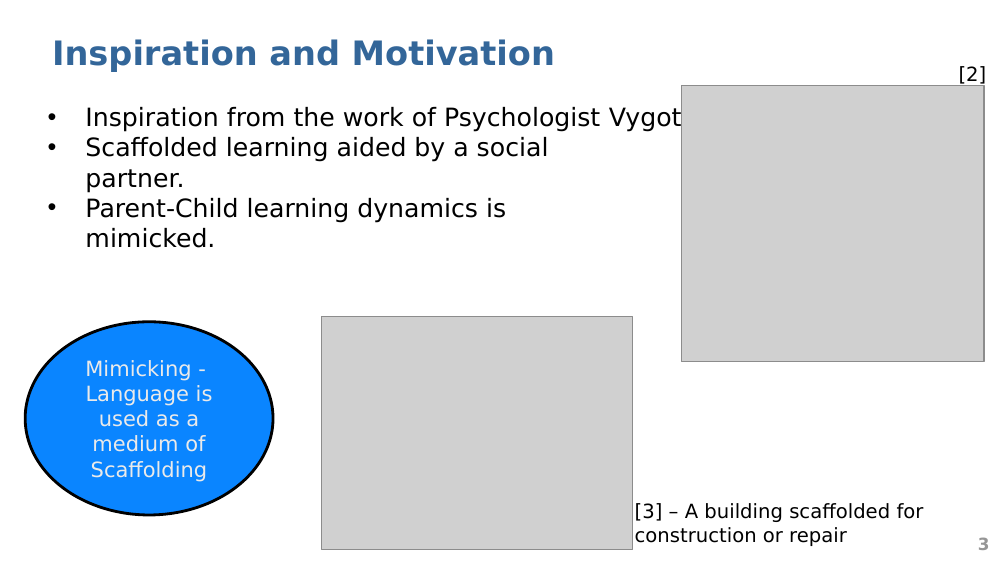
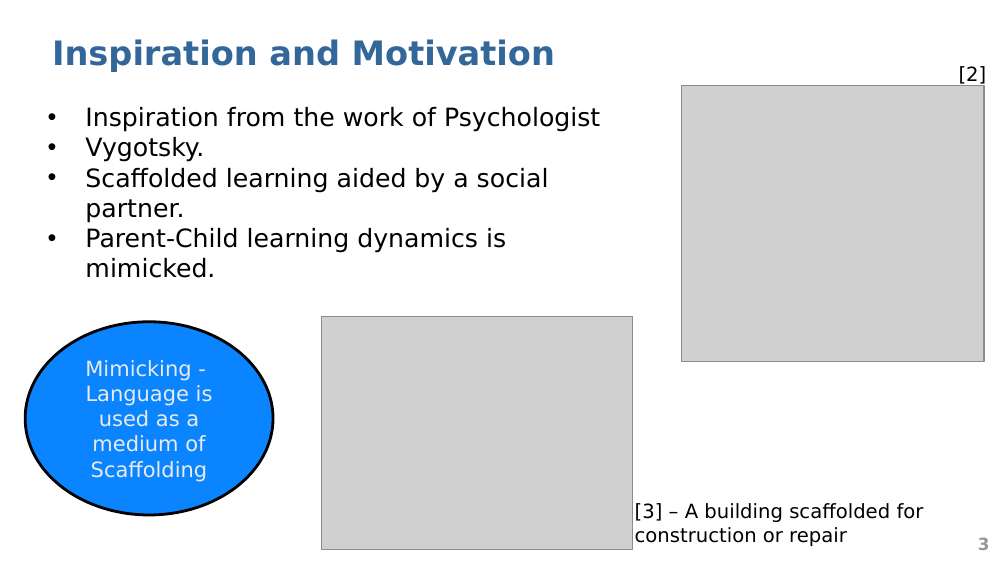
Before and after one commit to abduskhazi/deep-reinforcement-learning-seminar, a slide deck: slide 3 of presentation.pptx. Drawn at 1008x567 pixels with LibreOffice and Linux fonts; fonts in the diff are those of the drawing; grey boxes stand for pictures. Boxes give left, top, right and bottom in pixels: in the first picture for what was removed or moved away, otherwise in the second. Text is boxed around its words. In the diff, an @@ line names an element or a change of style, - is before the commit and + after.

Commit message:
Finishing touches to the seminar pptx

```diff
--- a/presentation.pptx
+++ b/presentation.pptx
@@ text at [85,107,600,162]: text changed @@
-• Inspiration from the work of Psychologist Vygotsky.
+• Inspiration from the work of Psychologist
+• Vygotsky.
```
